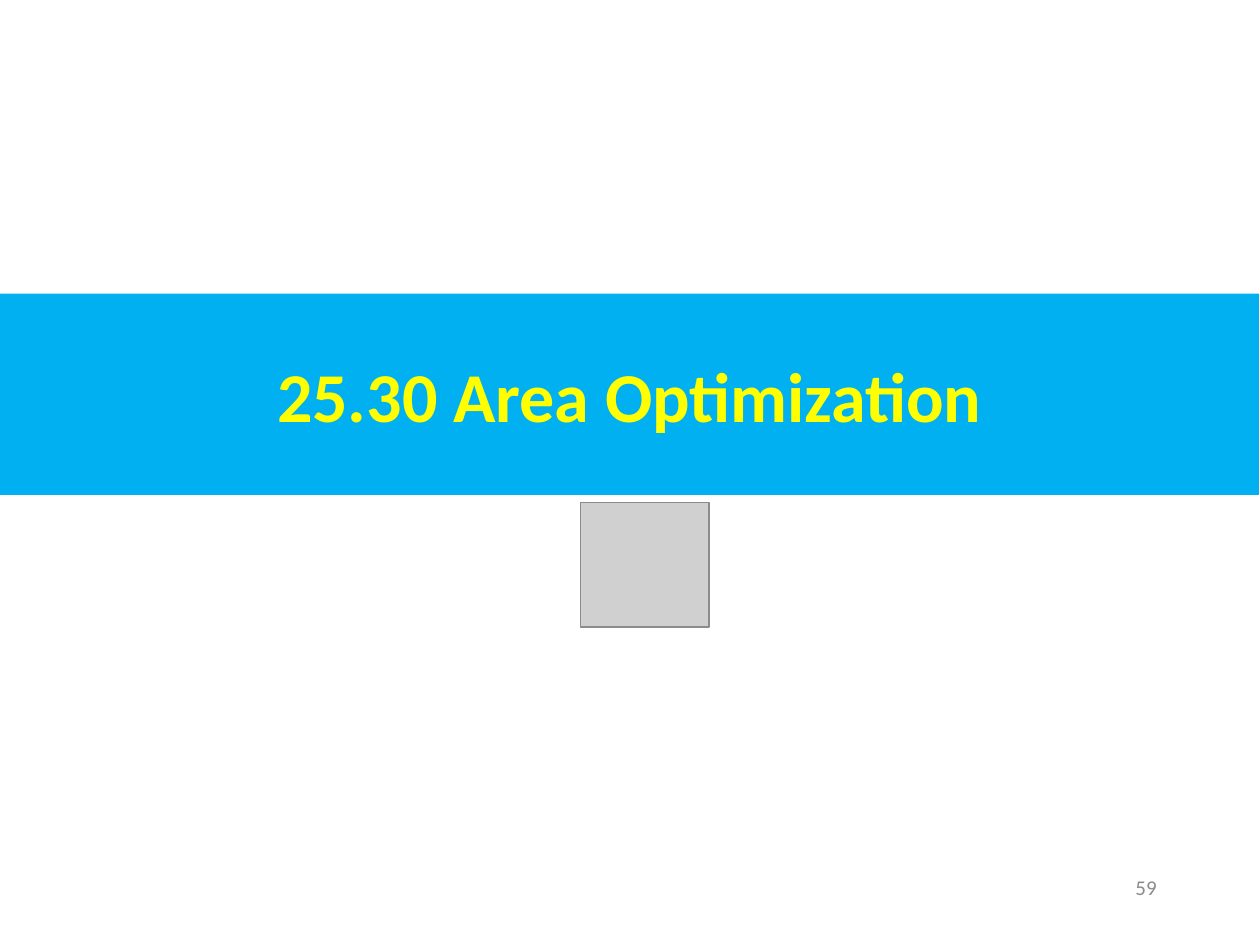
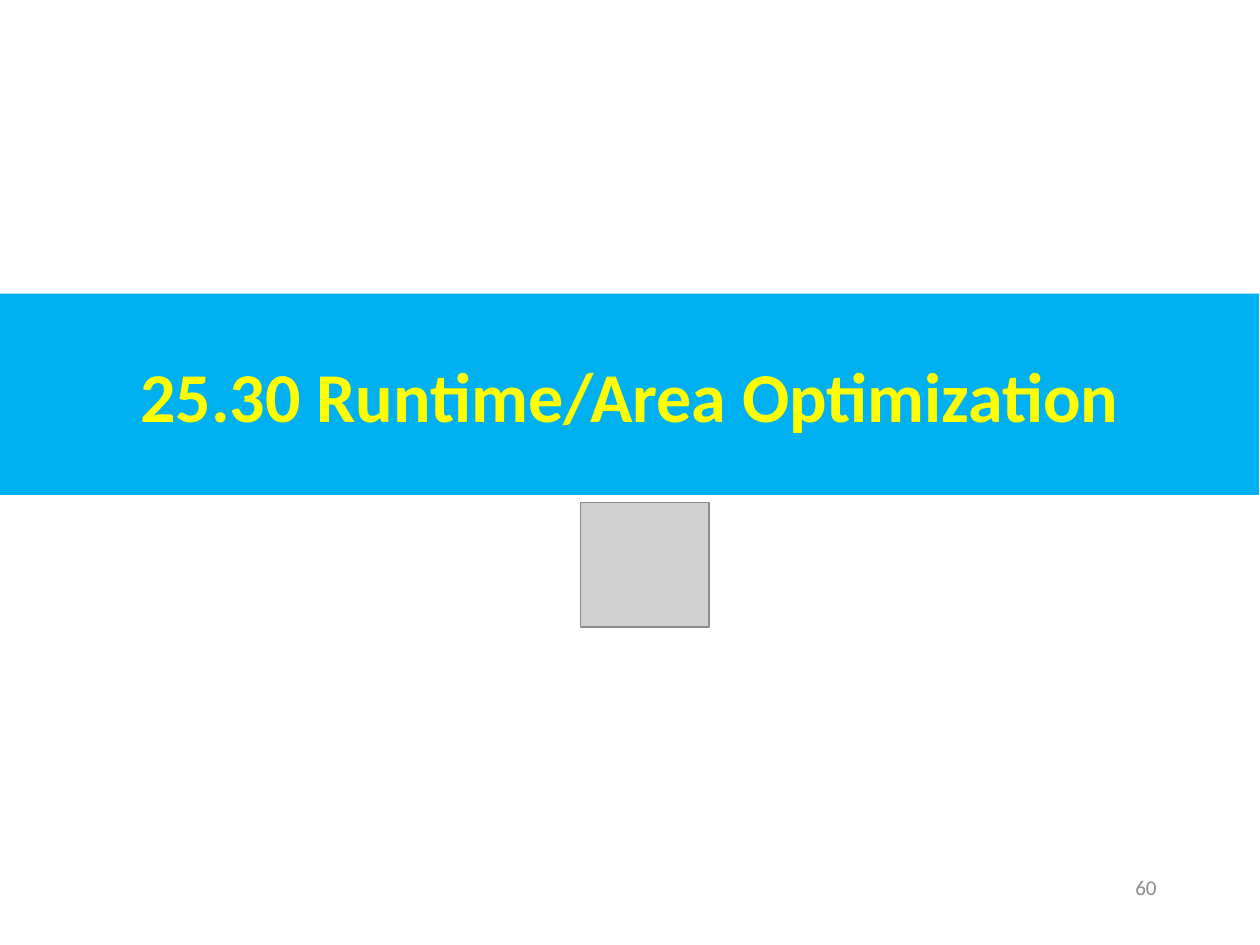
Before and after one commit to peterhchen/AIU_CS800_Chisel, a slide deck: slide 60 of 500_UCSC_HWD/025_Spade_HDL/000_Video/025.Spade_HDL.ppt (slide 59 before the commit). Drawn at 1260x945 pixels with LibreOffice and Linux fonts; fonts in the diff are those of the drawing; grey boxes stand for pictures. Boxes give left, top, right and bottom in pixels: in the first picture for what was removed or moved away, otherwise in the second. Text is boxed around its words. In the diff, an @@ line names an element or a change of style, - is before the commit and + after.

```diff
--- a/500_UCSC_HWD/025_Spade_HDL/000_Video/025.Spade_HDL.ppt
+++ b/500_UCSC_HWD/025_Spade_HDL/000_Video/025.Spade_HDL.ppt
@@ text in rectangle at bbox=[140, 372, 1118, 433]: text changed @@
-25.30 Area Optimization
+25.30 Runtime/Area Optimization
@@ page number at bbox=[1135, 881, 1156, 895]: text changed @@
-59
+60
```
Also in this commit, not shown: 2 other slides changed, 5 slides added.
